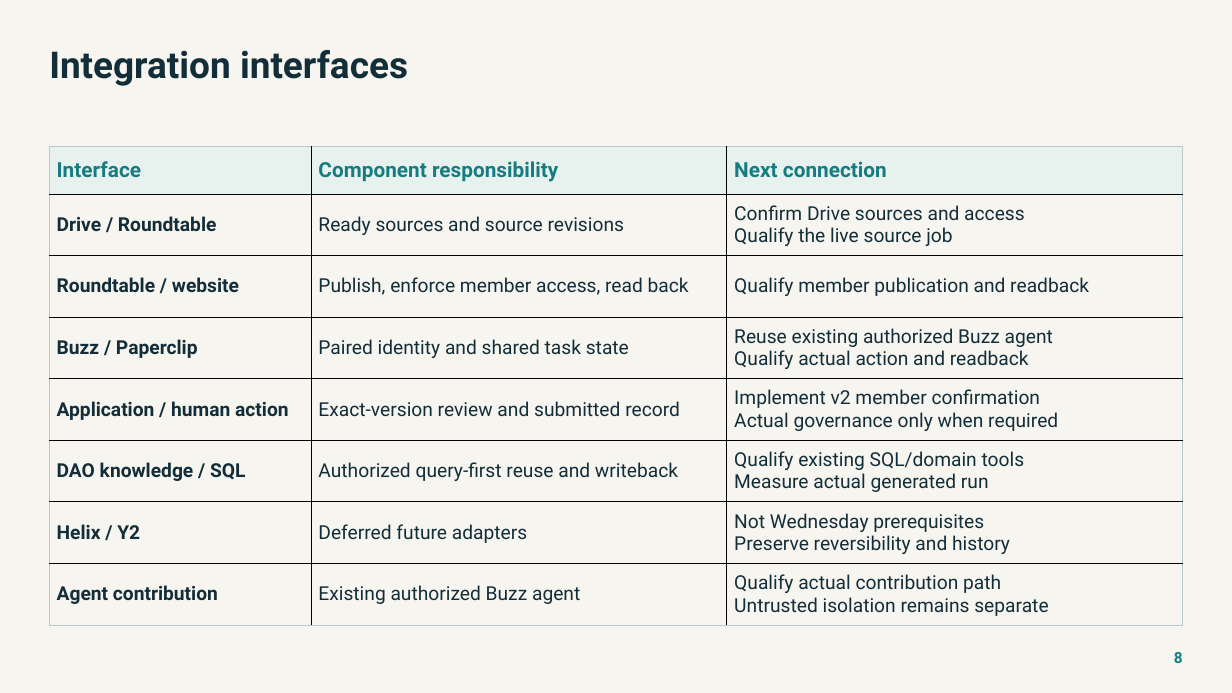
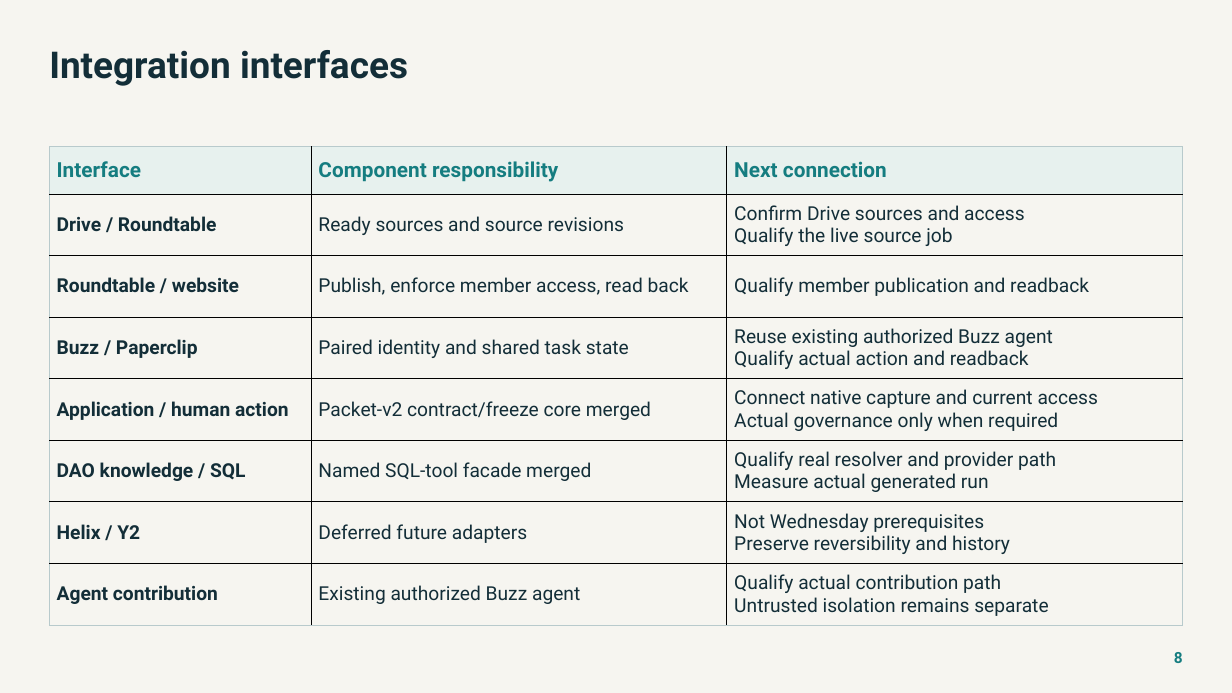
Before and after one commit to NetRxn/Inertia, a slide deck: slide 8 of Inertia-Architecture.pptx. Drawn at 1232x693 pixels with LibreOffice and Linux fonts; fonts in the diff are those of the drawing. Boxes give left, top, right and bottom in pixels: in the first picture for what was removed or moved away, otherwise in the second. Text is boxed around its words. In the diff, an @@ line names an element or a change of style, - is before the commit and + after.

Commit message:
docs: sync merged packet core and SQL tool status

```diff
--- a/Inertia-Architecture.pptx
+++ b/Inertia-Architecture.pptx
@@ table at (x1=50, y1=146, x2=1182, y2=625) @@
-row 5, column 2: Exact-version review and submitted record
+row 5, column 2: Packet-v2 contract/freeze core merged
-row 5, column 3: Implement v2 member confirmation / Actual governance only when required
+row 5, column 3: Connect native capture and current access / Actual governance only when required
-row 6, column 2: Authorized query-first reuse and writeback
+row 6, column 2: Named SQL-tool facade merged
-row 6, column 3: Qualify existing SQL/domain tools / Measure actual generated run
+row 6, column 3: Qualify real resolver and provider path / Measure actual generated run
```
Also in this commit, not shown: 3 other slides changed, 22 other files.
